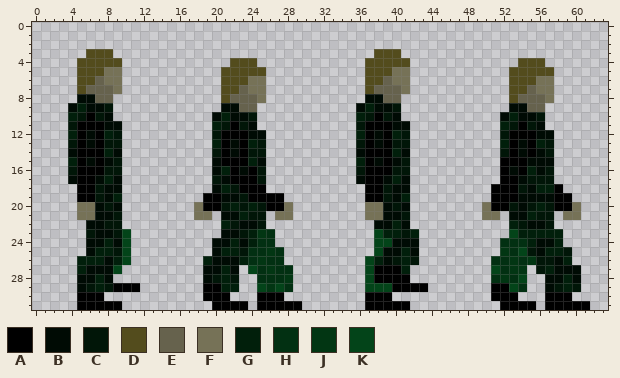
Two states of a pixel-art sprite, assets/characters/player_walking_right.png. The picture above was drawn from the file before the commit.
The file is 64x32 pixels. Colours within 5 levels of each other are drawn and written as one.
Palette (. is transparent): A #000000  B #000b04  C #011608  D #534c1d  E #66624d  F #767257  G #011f0b  H #023012  J #023613  K #034419
Pixels before, first column x 4:
 3 ..DDD.............................DDD.....................
 4 .DDDDD............DDD............DDDDD............DDD.....
 5 .DDDFF...........DDDDD...........DDDFF...........DDDDD....
 6 .DDEFF...........DDDFF...........DDEFF...........DDDFF....
 7 .DEEEF...........DDEFF...........DEEEF...........DDEFF....
 8 .BBEE............DEEEF...........BBEE............DEEEF....
 9 BGBBC............BBEE...........BGBBC............BBEE.....
10 GCACB...........BGBBC...........GCACB...........BGBBC.....
11 CAAABB..........GCACB...........CAAABB..........GCACB.....
12 GABAGC..........CAAABB..........GABAGC..........CAAABB....
13 CABACC..........GABAGC..........CABACC..........GABAGC....
14 BAAAGB..........CABACC..........BAAAGB..........CABABC....
15 GABABC..........BAAAGB..........GABABC..........AAABBB....
16 CAAACC..........BGABAC..........CAAACC..........ABAGBC....
17 BAABGB..........CBAAAC..........BAABGB..........AABCCC....
18 .AACBB..........BGCAAA...........AACBB.........AAACBGGA...
19 .AACBG.........AABBCAAAA.........AACBG.........AAABBBBAA..
20 .FFBCB........FAACGCGCAAF........FFBCB........FAACBCGCAAF.
21 .FFBBC........FF.BBGCC.FF........FFBBC........FF.BBGCC.FF.
22 ..BBCC...........GCBBC............BBGB...........GCBBC....
23 ..CBBCK..........BBCGJH...........KGGCG..........KGGGGG...
24 ..BBGBK.........BBGBGHH...........KKBBB.........HHHGBBG...
25 ..BGGCK.........BGGCHHJH..........KBBGB.........JHKCBGGC..
26 .GGGBGK........GBBBGHJHH.........KGBCGC........HHJHJCCBG..
27 .GBBBK.........BBGB.KHJHH........KAAAG.........KHJJ.CGBBB.
28 .BBGB..........BCGC..HHHJ........KAAAA.........HJHK..BBGB.
29 .BCGCAAA.......AAGG..KJKH........KKKAAAA.......AAKH..BCGC.
30 .AAA...........AAA...AAA.........AAA...........AAA...AAA..
31 .AAAAA..........AAAA.AAAAA.......AAAAA..........AAAA.AAAAA
After:
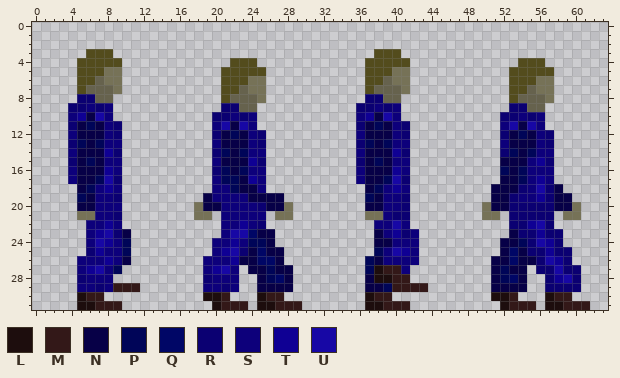
Colours new in this view: L #1d0d0d  M #331818  N #070047  P #000558  Q #000666  R #0b0072  S #0d007b  T #0f0094  U #1707a5
What changed:
Changed rows in their new state; - is an unchanged pixel.
first column x 4:
 8 -RR------------------------------RR-----------------------
 9 RRSRS------------RR-------------RRSRS------------RR-------
10 STNUS-----------RRSRS-----------STNUS-----------RRSRS-----
11 RNPNSR----------SUNUS-----------RNPNSR----------SUNUS-----
12 SNNNSR----------RNPNSR----------SNNNSR----------RNPNSR----
13 RPNPSS----------SNNNSR----------RPNPSS----------SNNNSR----
14 SNNNTR----------RPNPSS----------SNNNTR----------RPNPSS----
15 RNPNSS----------SNNNTR----------RNPNSS----------NNNSTR----
16 SNNNTS----------RPNPSS----------SNNNTS----------PNPSSS----
17 SNNPUR----------SPPNTS----------SNNPUR----------NNPSTS----
18 -NPSTS----------SSPNNS-----------NPSTS---------NNNRSURN---
19 -PNSSR---------NSSSSNNNN---------PNSSR---------NNRSSTRNN--
20 -NNSSS---------NNSSSSRNN---------NNSSR---------NNRRRRRNN--
21 ---SSR-----------SSSSS-------------SRR-----------RRRRR----
22 --SSTS-----------SSTSR------------SSUS-----------RRTUR----
23 --STURN----------SUUQNN-----------NSTRS----------NRRTRR---
24 --SUTSP---------SSTSPPN-----------NNSSS---------NNPRUTR---
25 --RTSSP---------STURNQNN----------PSUTS---------NQNRRTRR--
26 -SSSTSN--------SSSTNNQQN---------PNSSSS--------NNQNNRUTR--
27 -STUSP---------STUS-NNPNN--------PLMMS---------NPNN-RRURR-
28 -RSSS----------RSSS--NPQN--------NLLMM---------NPQN--RTUR-
29 -SSRSMMM-------SSRS--NNNN--------NNPMMMM-------NNNN--RRRR-
30 -LMM-----------LLM---LMM---------LMM-----------LLM---LMM--
31 -LLMMM----------LMMM-LLMMM-------LLMMM----------LMMM-LLMMM
Boxes around the changes in both pictures, in picture pixels (x1, y1, x2, y2):
changed: (68, 94, 140, 310)
changed: (356, 94, 428, 310)
changed: (203, 103, 302, 310)
changed: (491, 103, 590, 310)
